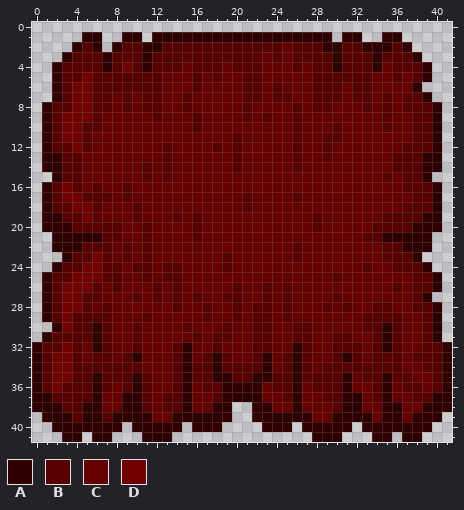
A pixel-art sprite gets an edit: data/menu/options_box/box.png. The first picture shows the starting point.
Rulers count pixels.
Palette (. is transparent): A #300000  B #570000  C #660000  D #710000
Pixels before, first column x 0:
 1 .....AA..AA.AAAAAAAAAAAAAAAAAA.AA..AA.....
 2 ....ABA.ABBAABBBBBBBBBBBBCBBBAABBAAABA....
 3 ...ABBBABBBABBBBBBBBBBBCBCBBBBABBBABBBA...
 4 ..ABBBBABDBABBBCBBBCBBBCCCBCBBABBBACBBBA..
 5 ..ABBDBBBBBBBCCCBCBCCBBCCCCCBBBBBBCCBCBA..
 6 ..ABDDBBBBBBBCCCBCCCCBBCBCCCBBBCBBCCCCA...
 7 ..ABDDBBCBCBBCCBCCCCCBBCBBCCBBBCBBCBCBBA..
 8 .ABBDDBBCBCBBCCBCCCCCBCCCCBCBBCCCBCBCBBBA.
 9 .ABDDDBCCCCCBCCCBCCCCBCBCCBCCCCCCCCBCCBBA.
10 .ABDDBBCCCCCCCCCBCCCCCCCCCBCCCBCCCCBCCBBA.
11 .ABDDBCCCCCCCCCCCCCCBCCCCCBCCBBCCCCCCCBBA.
12 .ABBDBCCCCCCCBCCCCBCBCCCCCBCCBCCCCCCCBBBA.
13 .AABBCCCCCCCCBCCCCCCBCCCCCBCCBCCCCCCBBBAA.
14 .AABBCCCCCCBCBCCCCCCBCCCCCBCCCCCCCCCBBBAA.
15 ..ABBCCCCCCBCBCCCCCCCCCCCCCCCCCCCCCBCBBA..
16 .ABDBCBCCBCCCCCCCCCCCCCCCCCCCCCCCCCCCBBBA.
17 .ABDDBBBCBCCCCCCCCCCCBCCCCBCCCCCCCCCCCBBA.
18 .ABBDDBCCCBCCCCCCCCCCBCCCCCCCCCCCCCCCBBBA.
19 .AABBDBCCCBCCCBCBCCCCCCCCCCCBCCCCCCBBBBAA.
20 .AAABBBBBCCBCCCCBCCCCCCCCCCCBCCCCCBBBBAAA.
21 ..AAAAABBCCBCCCCBCCCCCCCCCCCCCCCCBBAAAAA..
22 ..AAABBBCBCBCCCCCCCCCCCCCCBCCCCCCCCBBAAA..
23 ...ABBDBCBCBCCCCCCCBCCCCCCBCCCCCCCCBBBA...
24 ..ABBDDBBCBBCBBCCCCBCCCCCCCCCCCCCBCCBBBA..
25 .ABBDDDBBCCBCBBCCCCCCCCCCCCCCCBCCCCCCCBBA.
26 .ABDDDBCBCCCBCBCCCCCBCCBCBCCCCCCCCCCBCBBA.
27 .ABDDBBCCCBCBCBCBCCBBCCBCBCCCCBCCCCCCCBA..
28 .ABDDBCBCCCCCCBCCBCCBCBBCBCCCBCBCCBBCCBBA.
29 .ABDBBBBCCCBCCCCCBCCBCBBCBCCCCCCCBBBBCCBA.
30 ..ADBBABCCBCCCCBCCCBCCBBCCBBCCCCCBBABCCBA.
31 .ABBBBABCCBCCCCCBCBBCCBBCCBBCCBBCCBABCCBA.
32 ABBDBCABCCBCCCBACCBCCCBBCCABCCBBBCBABCCBBA
33 ABDDBCBBCBACCCBACBABCCBACBABCCBABCBBBCBBBA
34 ABDDBBBBBBBCCCBABBABBBBACBABCBBBBBBBBCCBBA
35 ABDDBBABBBABCCBABBAABBAABBABBBBACBBABBCCBA
36 ABDBBBABCBABCCBACBBAAAACBBACBBBACCBACBBCBA
37 AABBBBACCAABCBBACCBAAAACCBACCBBAACBACCBBAA
38 AAABBAACCAABCBBACCAA..AACCACCCBAACCAACCAAA
39 .AAABAABAAAACCAAAAAA..AAAAAACCAAAACAACAAA.
40 ..AAAAAAA.AAAAA.AAA....AAA.AAAAA.AAAAAAA..
41 ...AA.AA...AAA..............AAA...AA.AA...
Once edited:
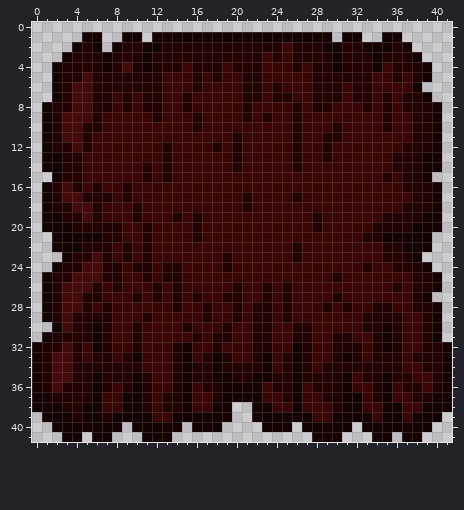
Edits made:
file 1344x1344 -> 42x42 pixels (blocks of 32x32 -> 1x1; one block is one cell here)
colour A: #300000 -> #140101
colour B: #570000 -> #230101
colour C: #660000 -> #3b0505
colour D: #710000 -> #460909
